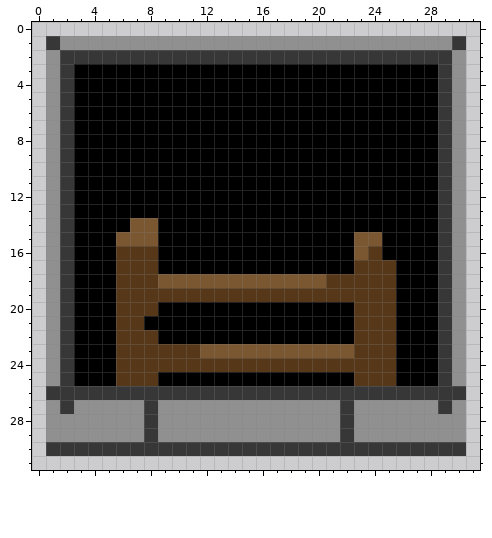
Pixel-art sprite, stored at Game/Assets/Sprites/levelend_locked.png. Above, as it was before the edit.
The file is 32x32 pixels.
And afterwards:
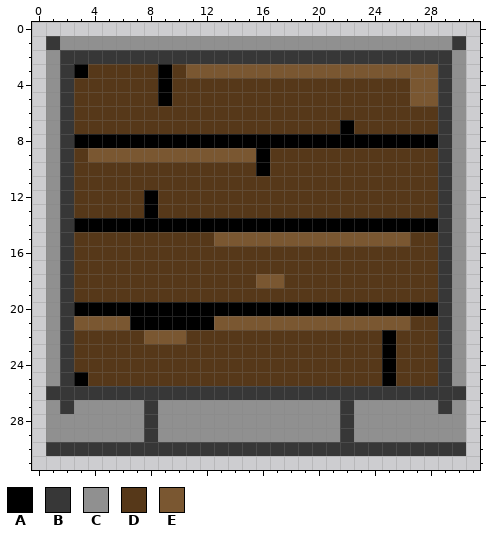
Palette (. is transparent): A #000000  B #373737  C #909090  D #563819  E #7a5731
The edit:
Colour A replaces colour D in row 20 at x 6 to 8 and 23 to 25; in row 21 at x 7; in rows 22 to 25 at x 25.
Colour A replaces colour E in row 14 at x 7 to 8.
Colour D replaces colour A in row 3 at x 4 to 8 and 10; in rows 4 to 5 at x 3 to 8 and 10 to 26; in row 6 at x 3 to 28; in row 7 at x 3 to 21 and 23 to 28; in row 9 at x 3 and 17 to 28; in row 10 at x 3 to 15 and 17 to 28.
Colour D replaces colour A in row 11 at x 3 to 28; in rows 12 to 13 at x 3 to 7 and 9 to 28; in row 15 at x 3 to 5, 9 to 12 and 27 to 28; in row 16 at x 3 to 5, 9 to 22 and 25 to 28; in row 17 at x 3 to 5, 9 to 22 and 26 to 28; in rows 18 to 19 at x 3 to 5 and 26 to 28.
Colour D replaces colour A in row 21 at x 27 to 28; in row 22 at x 3 to 5, 11 to 22 and 26 to 28; in rows 23 to 24 at x 3 to 5 and 26 to 28; in row 25 at x 4 to 5, 9 to 22 and 26 to 28.
Colour D replaces colour E in row 15 at x 6 to 8; in row 16 at x 23; in row 18 at x 9 to 15 and 18 to 20; in row 23 at x 12 to 22.
Colour E replaces colour A in row 3 at x 11 to 28; in rows 4 to 5 at x 27 to 28; in row 9 at x 4 to 15; in row 15 at x 13 to 22 and 25 to 26; in row 21 at x 3 to 5, 13 to 22 and 26; in row 22 at x 9 to 10.
Colour E replaces colour D in row 21 at x 6 and 23 to 25; in row 22 at x 8.
Where, in picture pixels (left, top, right, bottom), the same in both pictures:
changed: (74, 64, 438, 386)
